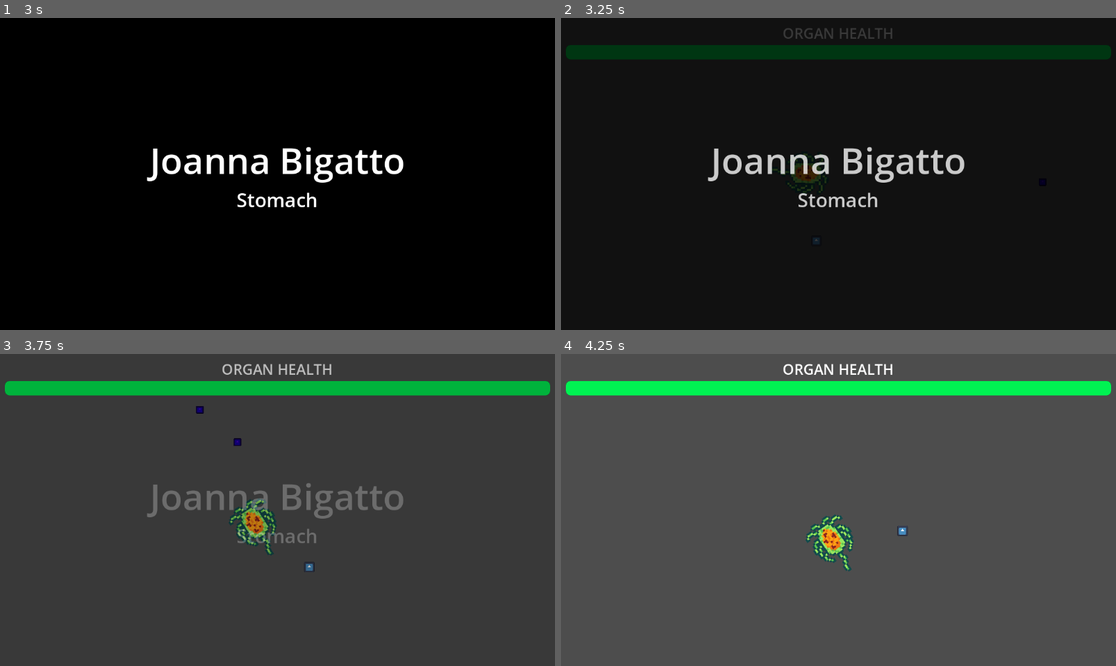
Above: before the commit, frames 1-4 (two rows, left to right).
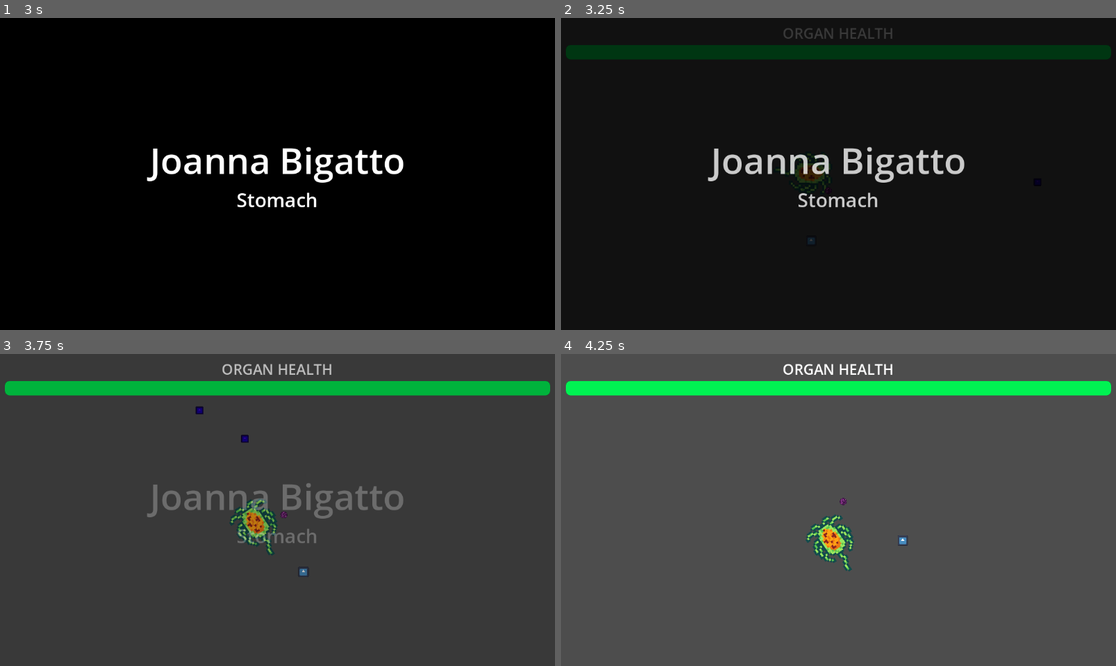
Above: after the commit, the same moments.

Repository: bgalerani94/godot-wild-jam-83
Game: Godot game, scene res://Prototypes/Scenes/Biga_enemy_follow_player.tscn
Same seed, same stepped clock (60 frames per second), same inputs: the game is played once before the commit and once after it. This scene is started directly instead of the project's main scene. The engine's default icon, where the game draws it, is replaced by a stand-in: a white triangle on a blue panel in a dark square.
Inputs (mouse positions are in pixels of both pictures, inside the frame that each line leads up to):
- Up to frame 1 (3 s): tap Enter (ui_accept) at 0.5, 0.77, 1.25, 1.52, 2, 2.75 s; move the mouse to (249, 236) at 0.52 s; press the mouse at (249, 236) at 0.53 s; hold W (move_up) 0.53-2.03 s; move the mouse to (444, 220) at 1.27 s; release the mouse at (444, 220) at 1.28 s; click (444, 220) at 1.35 s; move the mouse to (111, 127) at 2.02 s; press the mouse at (111, 127) at 2.03 s; hold A (move_left) from 2.03 s (still down); move the mouse to (305, 174) at 2.77 s; release the mouse at (305, 174) at 2.78 s; click (305, 174) at 2.85 s
- Up to frame 2 (3.25 s): keep holding A (move_left); tap Enter (ui_accept) at 3.02 s
- Up to frame 3 (3.75 s): move the mouse to (194, 432) at 3.52 s; release A (move_left) at 3.53 s; press the mouse at (194, 432) at 3.53 s; hold S (move_down) from 3.53 s (still down)
- Up to frame 4 (4.25 s): keep holding S (move_down); tap Enter (ui_accept) at 3.77 s

Frame 1 is identical in both runs. In frame 2, 0.3% of the frame differs, in the area x 38-87%, y 43-73%; in frame 3, 0.5%, in the area x 35-57%, y 16-72%; in frame 4, 0.2%.

Commit message:
Enemy 1 area 2d
Adding area2d to enemy1

Diff:
--- a/Player/Scenes/Player.tscn
+++ b/Player/Scenes/Player.tscn
@@ -28,8 +28,9 @@
 "speed": 4.0
 }]
 
-[sub_resource type="RectangleShape2D" id="RectangleShape2D_0qu43"]
-size = Vector2(126, 126)
+[sub_resource type="CapsuleShape2D" id="CapsuleShape2D_7jgbj"]
+radius = 24.0
+height = 84.0
 
 [node name="Player" type="CharacterBody2D" groups=["Player"]]
 collision_mask = 2
@@ -50,7 +51,9 @@
 autoplay = "Idle"
 
 [node name="CollisionShape2D" type="CollisionShape2D" parent="."]
-shape = SubResource("RectangleShape2D_0qu43")
+position = Vector2(11, 1)
+rotation = 1.5708
+shape = SubResource("CapsuleShape2D_7jgbj")
 
 [node name="Camera2D" type="Camera2D" parent="."]
 process_callback = 0
--- a/Prototypes/Scenes/Biga_enemy_follow_player.tscn
+++ b/Prototypes/Scenes/Biga_enemy_follow_player.tscn
@@ -1,6 +1,7 @@
-[gd_scene load_steps=3 format=3 uid="uid://dg8lhj7ahfpgm"]
+[gd_scene load_steps=4 format=3 uid="uid://dg8lhj7ahfpgm"]
 
 [ext_resource type="PackedScene" uid="uid://bs7t3mki86y2q" path="res://Scenes/biga__test_enemy_2.tscn" id="1_3v0n0"]
+[ext_resource type="PackedScene" uid="uid://b0vap1bs44xfd" path="res://Scenes/biga__test_enemy_1.tscn" id="3_3v0n0"]
 [ext_resource type="PackedScene" uid="uid://d0v87w777rvwn" path="res://Player/Scenes/Player.tscn" id="3_3wter"]
 
 [node name="Enemy_follow_player" type="Node2D"]
@@ -9,3 +10,5 @@
 
 [node name="Player" parent="." instance=ExtResource("3_3wter")]
 position = Vector2(580, 326)
+
+[node name="Biga_Enemy_1" parent="." instance=ExtResource("3_3v0n0")]
--- a/Scenes/biga__test_enemy_1.tscn
+++ b/Scenes/biga__test_enemy_1.tscn
@@ -28,6 +28,9 @@
 [sub_resource type="RectangleShape2D" id="RectangleShape2D_dgx7e"]
 size = Vector2(22, 22)
 
+[sub_resource type="CircleShape2D" id="CircleShape2D_dgx7e"]
+radius = 17.0
+
 [node name="Biga_Enemy_1" type="CharacterBody2D" groups=["Enemy"]]
 collision_layer = 2
 script = ExtResource("1_dgx7e")
@@ -41,3 +44,11 @@
 
 [node name="CollisionShape2D" type="CollisionShape2D" parent="."]
 shape = SubResource("RectangleShape2D_dgx7e")
+
+[node name="Area2D" type="Area2D" parent="."]
+
+[node name="CollisionShape2D" type="CollisionShape2D" parent="Area2D"]
+shape = SubResource("CircleShape2D_dgx7e")
+
+[connection signal="body_entered" from="Area2D" to="." method="_on_area_2d_body_entered"]
+[connection signal="body_exited" from="Area2D" to="." method="_on_area_2d_body_exited"]
--- a/Scenes/biga__test_enemy_2.tscn
+++ b/Scenes/biga__test_enemy_2.tscn
@@ -8,7 +8,7 @@
 size = Vector2(22, 22)
 
 [sub_resource type="CircleShape2D" id="CircleShape2D_46q8v"]
-radius = 87.0057
+radius = 137.004
 
 [node name="Biga_Enemy_2" type="CharacterBody2D" groups=["Enemy"]]
 collision_layer = 2
--- a/Scripts/biga__test_enemy_1.gd
+++ b/Scripts/biga__test_enemy_1.gd
@@ -17,3 +17,11 @@
 	var direction = (player.global_position - global_position).normalized()
 	velocity = direction * speed
 	move_and_slide()
+
+
+func _on_area_2d_body_entered(body: Node2D) -> void:
+	print("ACERTO MIZERAVI")
+
+
+func _on_area_2d_body_exited(body: Node2D) -> void:
+	print("SAIU VIADO")
--- a/Scripts/biga__test_enemy_2.gd
+++ b/Scripts/biga__test_enemy_2.gd
@@ -44,7 +44,6 @@
 	fire()
 	$Shoot_Timer.start()
 	shoot = true
-	print("CU CABELUDO")
 
 
 func _on_area_2d_body_exited(body: Node2D) -> void:
Not shown: 1 places in Scenes/biga__test_enemy_1.tscn that only renumber resources
